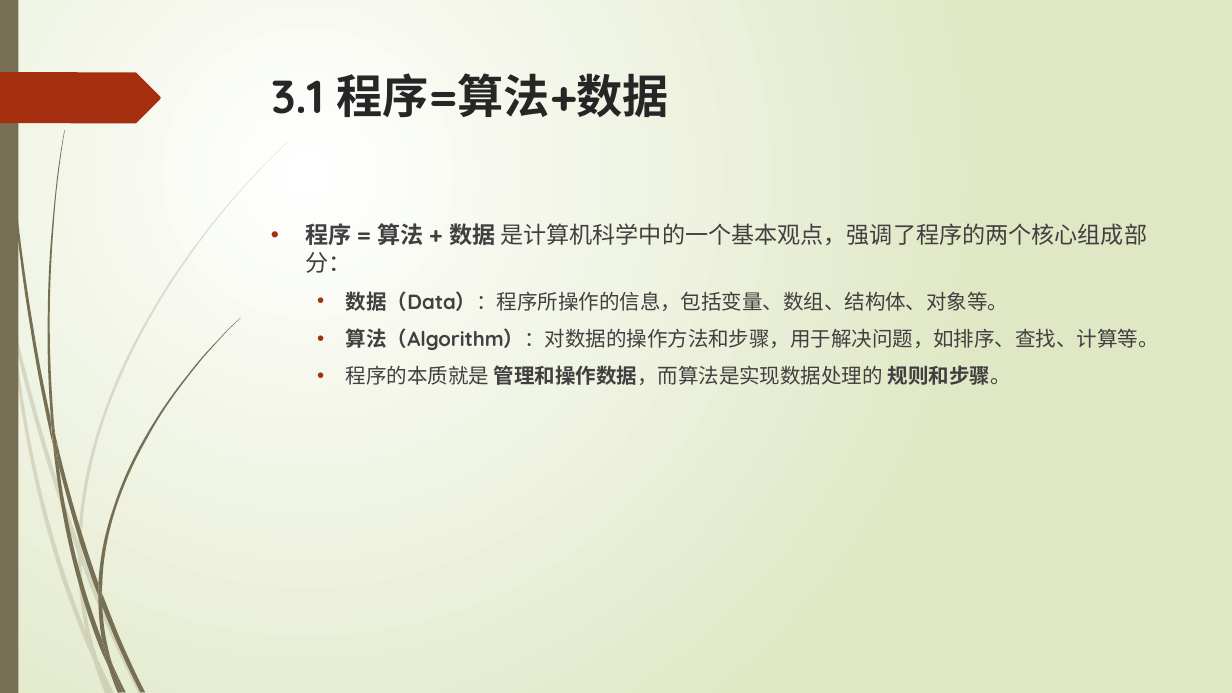
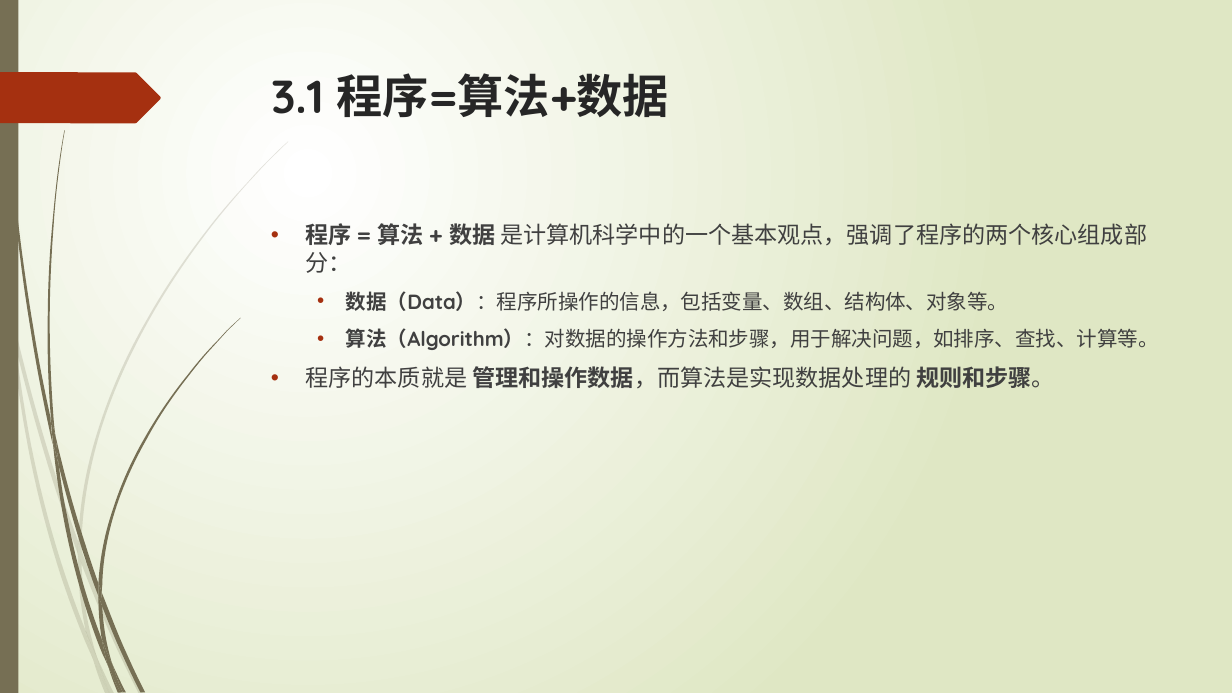
Before and after one commit to liuty2006/learn, a slide deck: slide 29 of learn_cpp/docs/C++语言培训.pptx. Drawn at 1232x693 pixels with LibreOffice and Linux fonts; fonts in the diff are those of the drawing. Boxes give left, top, right and bottom in pixels: in the first picture for what was removed or moved away, otherwise in the second. Text is boxed around its words. In the diff, an @@ line names an element or a change of style, - is before the commit and + after.

```diff
--- a/learn_cpp/docs/C++语言培训.pptx
+++ b/learn_cpp/docs/C++语言培训.pptx
@@ text at bbox=[306, 366, 1055, 388]: size 16 to 18 pt in "程序的本质就是 管理和操作数据，而算法是实现数据处理的 规则和步骤。"; list level 2 to 1 in "程序的本质就是 管理和操作数据，而算法是实现数据处理的 规则和步骤。" @@
```
Also in this commit, not shown: 3 other slides changed, 2 other files.
